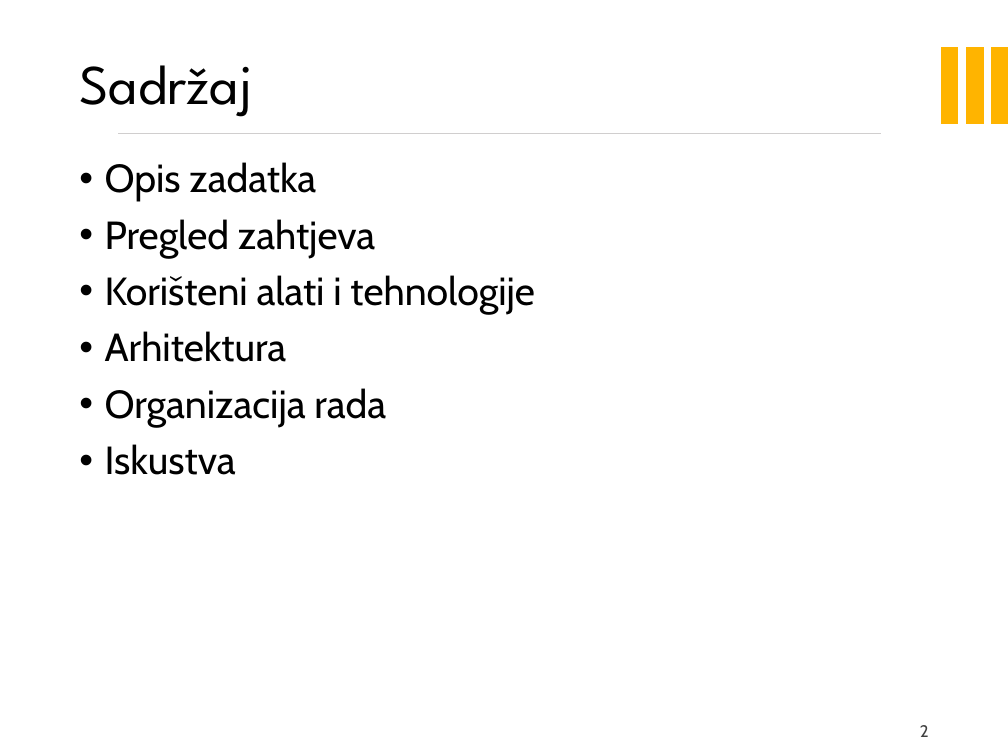
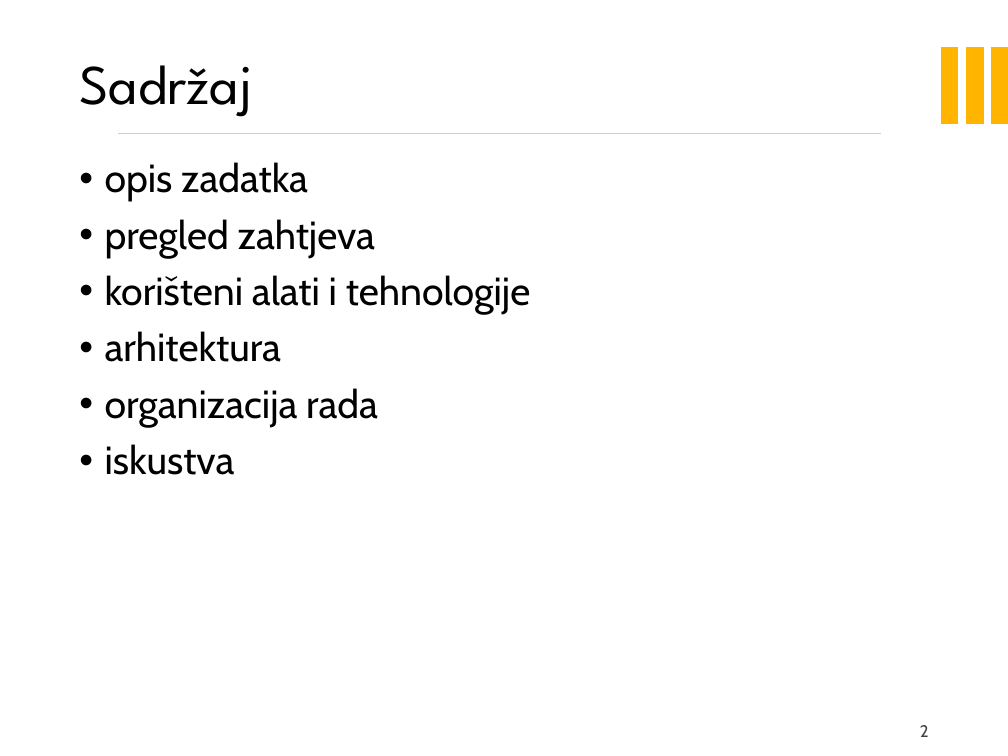
Before and after one commit to marioolcar/LETECI_MEDVJEDICI, a slide deck: slide 2 of PrezentacijaProjekata_LeteciMedvjedici_SpotiPicker.pptx. Drawn at 1008x756 pixels with LibreOffice and Linux fonts; fonts in the diff are those of the drawing; background and template pictures are left out. Boxes give left, top, right and bottom in pixels: in the first picture for what was removed or moved away, otherwise in the second. Text is boxed around its words. In the diff, an @@ line names an element or a change of style, - is before the commit and + after.

```diff
--- a/PrezentacijaProjekata_LeteciMedvjedici_SpotiPicker.pptx
+++ b/PrezentacijaProjekata_LeteciMedvjedici_SpotiPicker.pptx
@@ text at box(105, 162, 531, 475): text changed @@
-• Opis zadatka
-• Pregled zahtjeva
-• Korišteni alati i tehnologije
-• Arhitektura
-• Organizacija rada
-• Iskustva
+• opis zadatka
+• pregled zahtjeva
+• korišteni alati i tehnologije
+• arhitektura
+• organizacija rada
+• iskustva
```
Also in this commit, not shown: 5 other slides changed, 4 slides added, 4 slides removed.
